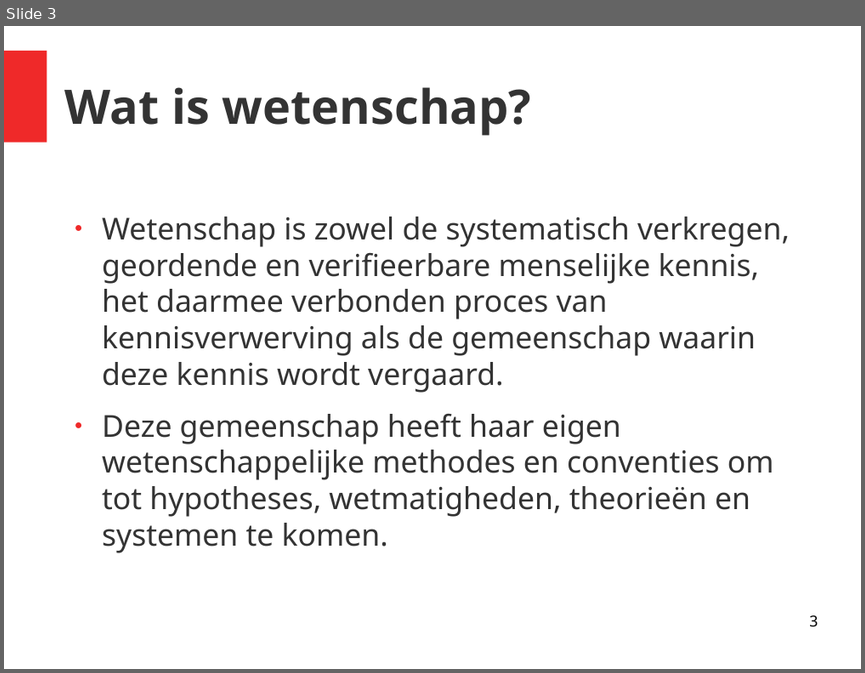
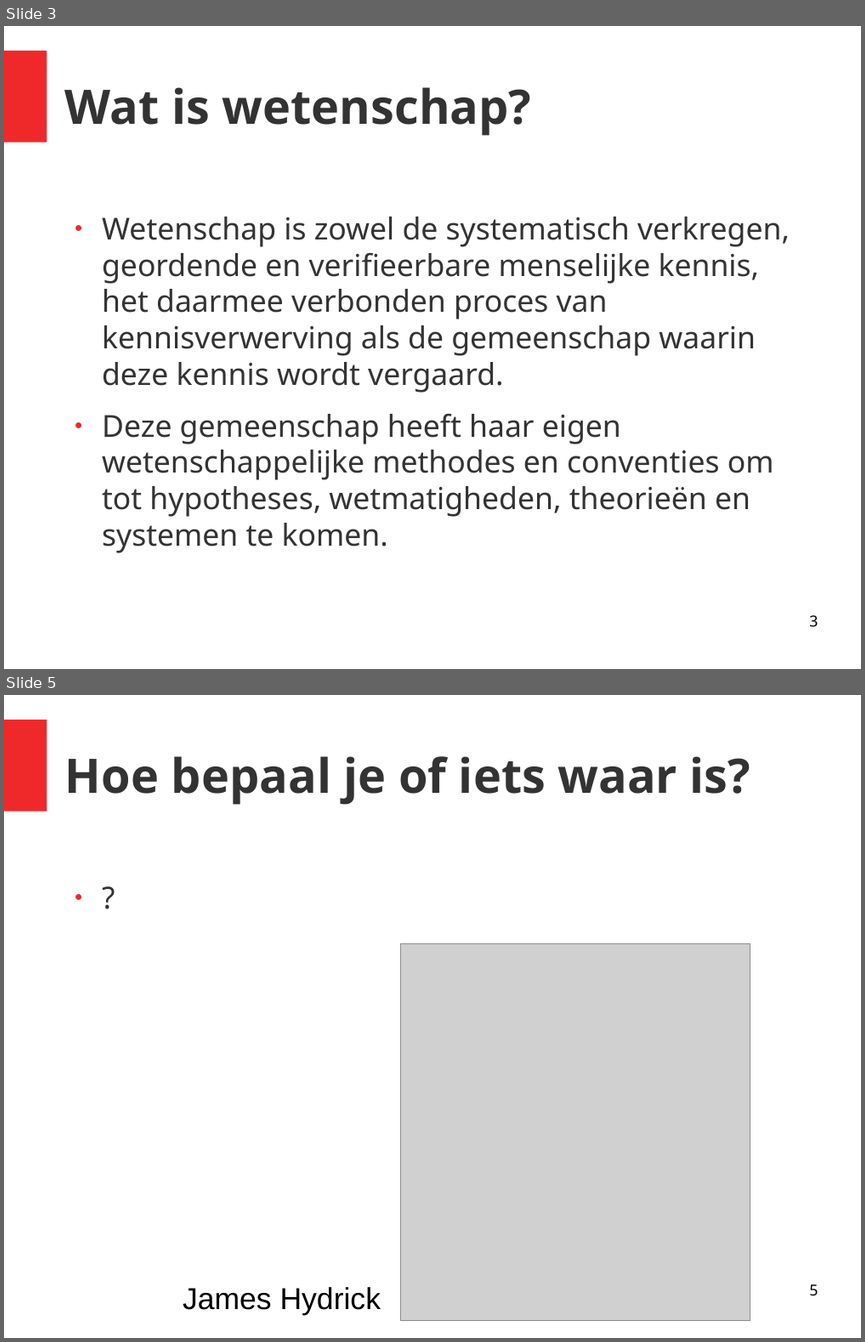
Before and after one commit to richelbilderbeek/gastles_petje_af_20201011, a slide deck: presentatie.odp. Shown one above the other, each under a label of ours: slide 3 before the commit, slides 3 and 5 after it; the slides between them are not shown. The pictures are 865x673 and 865x1342 pixels, drawn with LibreOffice and Linux fonts; fonts in the diff are those of the drawing; grey boxes stand for pictures. Boxes give left, top, right and bottom in pixels: in the first picture for what was removed or moved away, otherwise in the second. Text is boxed around its words. In the diff, an @@ line names an element or a change of style, - is before the commit and + after.

```diff
--- a/presentatie.odp
+++ b/presentatie.odp
@@ slide 5 added at <box>4,695,861,1338</box>, background #FFFFFF; not listed: 1 template element that a slide beside it also shows @@
@@ title added at <box>65,756,750,805</box>, 44 pt, text #333333, bold @@
+Hoe bepaal je of iets waar is?
@@ text added at <box>65,879,800,1252</box>, 28 pt, text #333333 @@
+● ?
@@ picture added at <box>400,944,750,1320</box> @@
@@ text added at <box>182,1287,381,1315</box>, 28 pt, text #000000 @@
+James Hydrick
@@ page number added at <box>809,1284,817,1296</box>, 14 pt, text #000000 @@
+5
```
Also in this commit, not shown: 25 other slides added, 9 other files.
